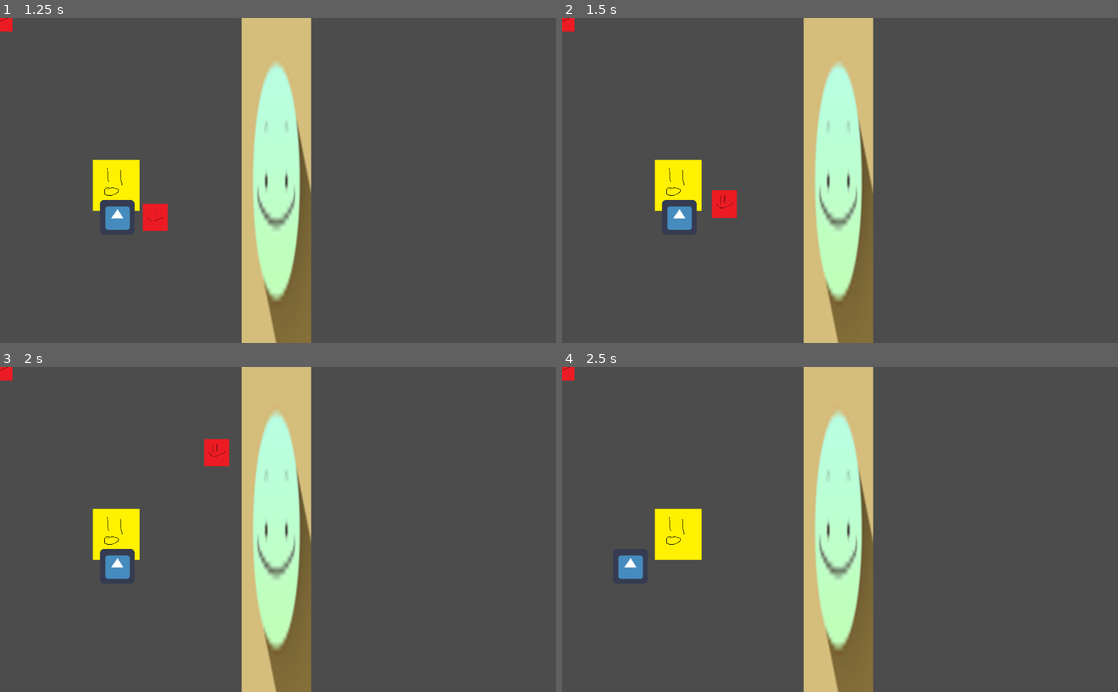
Above: before the commit, frames 1-4 (two rows, left to right).
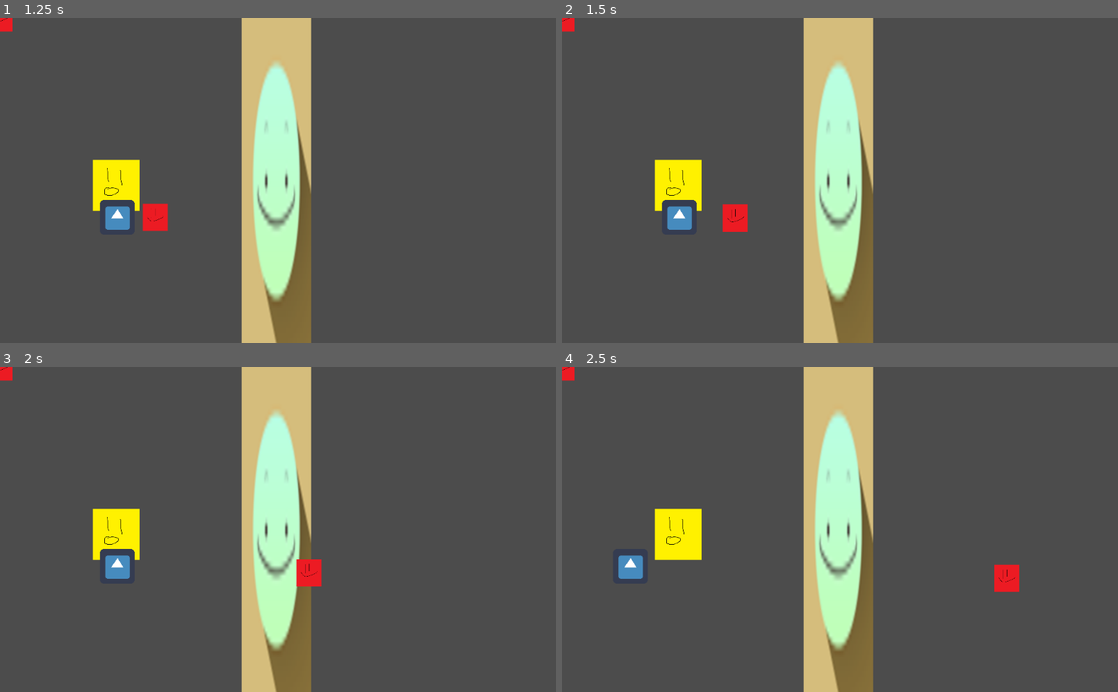
Above: after the commit, the same moments.

Repository: Lucianono/DinerWithMonster
Game: Godot game, scene res://on-site.tscn
The game is run twice, just before and just after one commit, with the same random seed, the same clock (stepped at 60 frames per second) and the same inputs. The engine's default icon, where the game draws it, is replaced by a stand-in: a white triangle on a blue panel in a dark square.
Inputs (mouse positions are in pixels of both pictures, inside the frame that each line leads up to):
- Up to frame 1 (1.25 s): tap Enter at 0.5 s; move the mouse to (250, 245) at 0.52 s; hold Up (ui_up) from 0.53 s (still down); click (250, 245) at 0.67 s
- Up to frame 2 (1.5 s): keep holding Up (ui_up); tap Space at 1.25 s; move the mouse to (1006, 229) at 1.27 s; click (1006, 229) at 1.42 s
- Up to frame 3 (2 s): keep holding Up (ui_up)
- Up to frame 4 (2.5 s): move the mouse to (673, 480) at 2.02 s; release Up (ui_up) at 2.03 s; hold Left (ui_left) from 2.03 s (still down); click (673, 480) at 2.17 s

Frame 1 is identical in both runs. In frame 2, 0.6% of the frame differs, in the area x 26-34%, y 52-66%; in frame 3, 0.8%, in the area x 36-58%, y 22-68%; in frame 4, 0.4%.

Commit message:
upgraded aiming

Diff:
--- a/ingredient-entity.gd
+++ b/ingredient-entity.gd
@@ -4,10 +4,9 @@
 var isPlayerThrowing = false
 var global_ingr_name = null
 var screensize
+var left_click_event
 
-var slope_vector
 var slope
-var yintercept
 
 func _ready():
 	screensize = get_viewport_rect().size
@@ -31,7 +30,11 @@
 	if isPlayerHolding && !isPlayerThrowing:
 		set_position(get_node("/root/Node2D/Caldo-player").get_position()+Vector2(70,0))
 	elif !isPlayerHolding && isPlayerThrowing:
-		set_position(position + Vector2(200,(slope * position.x)+yintercept) * delta)
+		if left_click_event.position.x > position.x:
+			set_position(position + Vector2(1,-slope)* 500 * delta)
+		else:
+			set_position(position + Vector2(-1,-slope)* 500 * delta)
+
 
 	if position.x > screensize.x || position.y > screensize.y:
 		queue_free()
@@ -43,7 +46,7 @@
 				print("ingr freed ", event.position, position)
 				isPlayerHolding = false
 				isPlayerThrowing = true
+				left_click_event = event
 
 				slope = (position.y - event.position.y)/(event.position.x - position.x)
-				yintercept = -position.y - (slope * position.x)
-				print(slope,  " and " ,yintercept)
+				print(slope)
